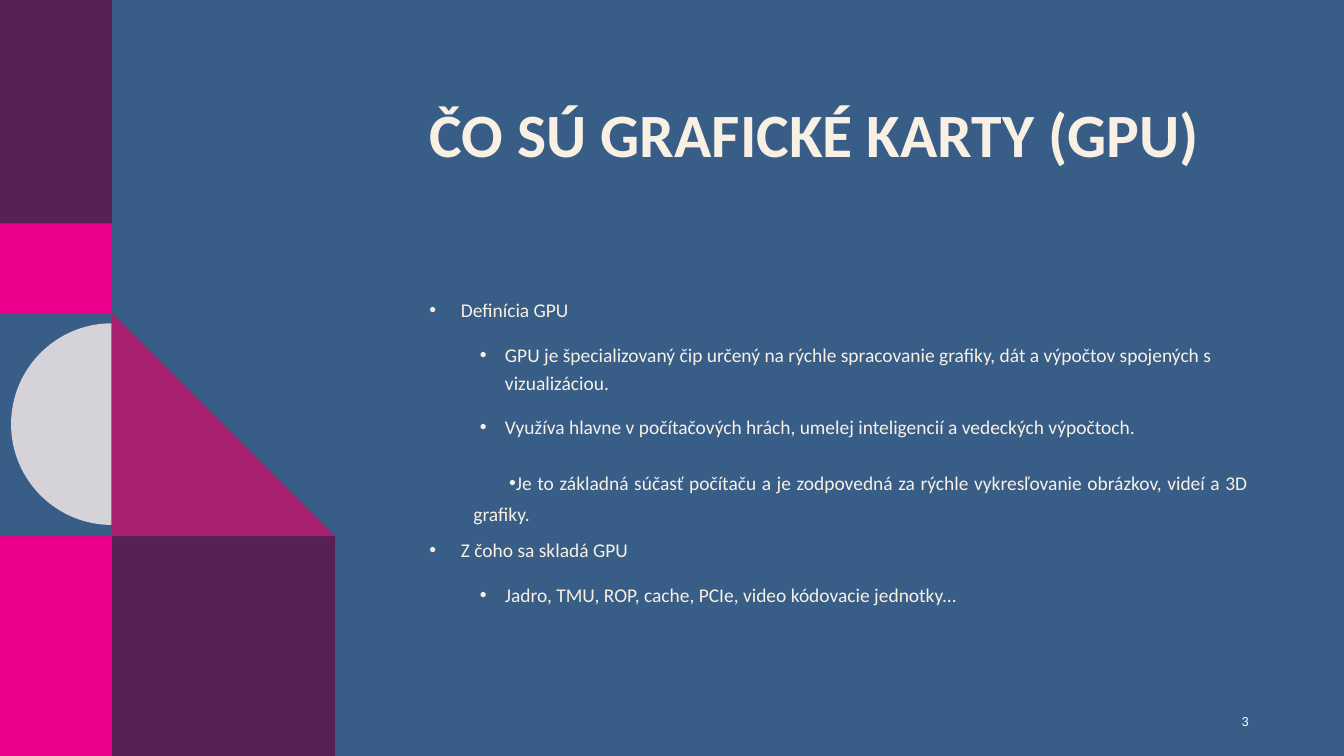
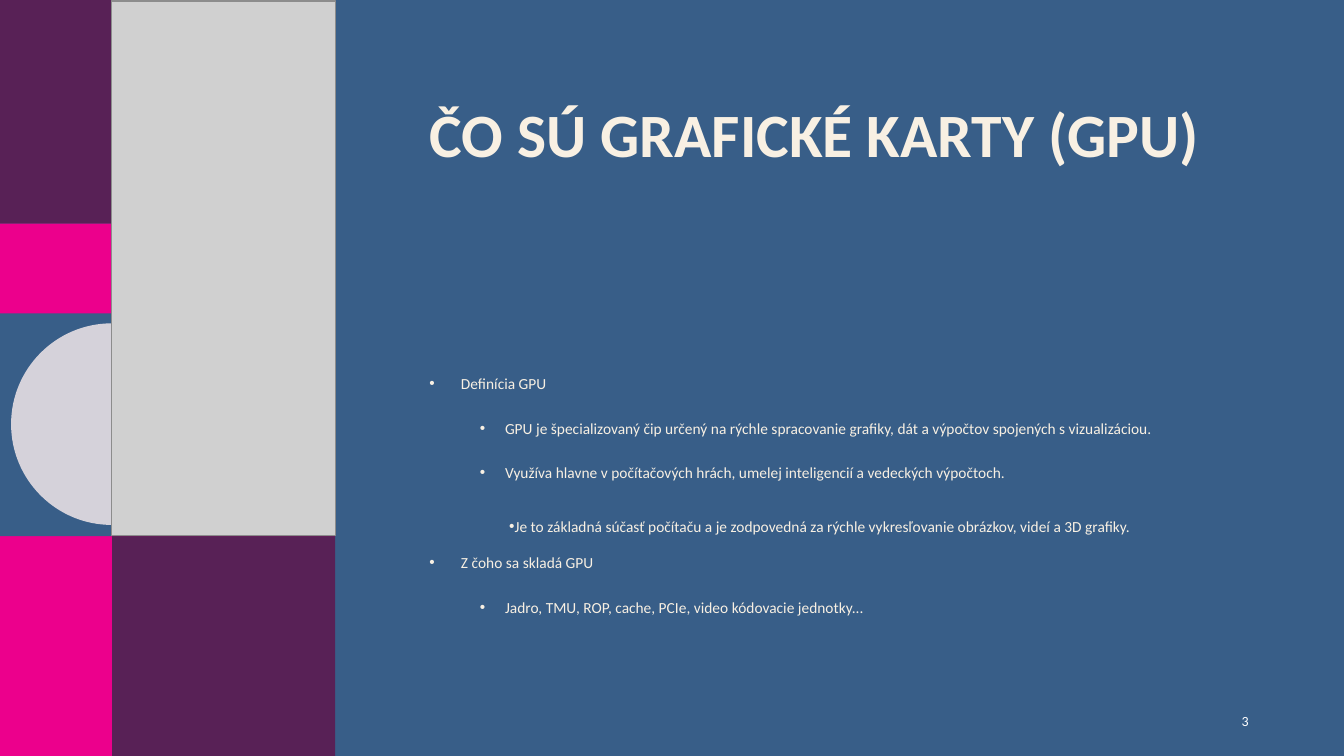
Before and after one commit to JetamAdzak/Rocnikova-praca, a slide deck: slide 3 of ROCNIKOVA_GPU_PREZ.pptx. Drawn at 1344x756 pixels with LibreOffice and Linux fonts; fonts in the diff are those of the drawing; grey boxes stand for pictures; background and template pictures are left out. Boxes give left, top, right and bottom in pixels: in the first picture for what was removed or moved away, otherwise in the second. Text is boxed around its words. In the diff, an @@ line names an element or a change of style, - is before the commit and + after.

```diff
--- a/ROCNIKOVA_GPU_PREZ.pptx
+++ b/ROCNIKOVA_GPU_PREZ.pptx
@@ picture added at box(112, 1, 336, 535) @@
@@ text "Definícia GPU": place and size @@
-text "Definícia GPU" at box(461, 303, 1247, 606)
+text "Definícia GPU" at box(461, 378, 1152, 616)
@@ text "Definícia GPU" at box(461, 378, 1152, 616): size 13.9 to 11 pt; alignment justified to left; line spacing 1.3 to 20pt @@
```
Also in this commit, not shown: 6 other slides changed, 3 slides added, 5 slides removed.
